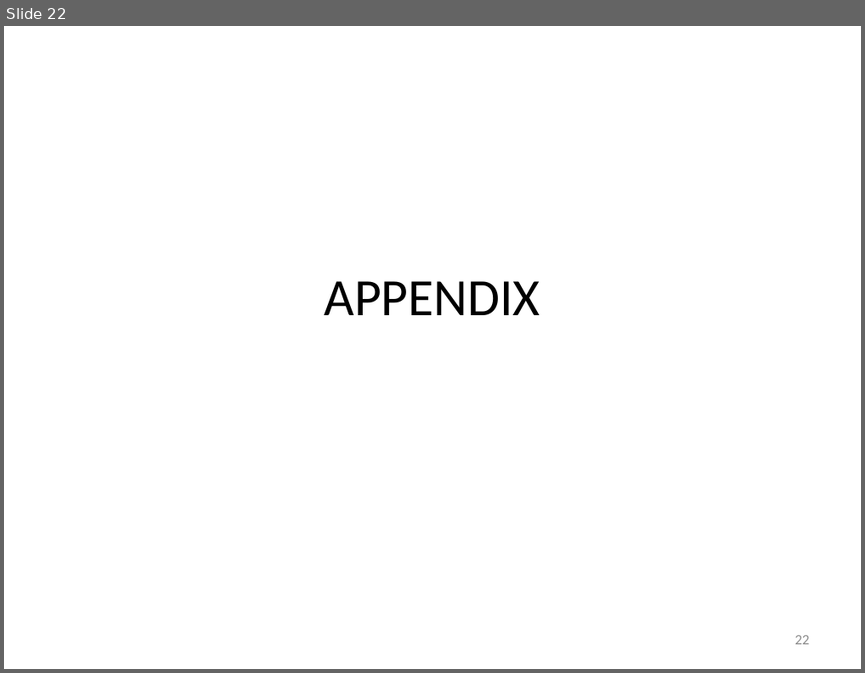
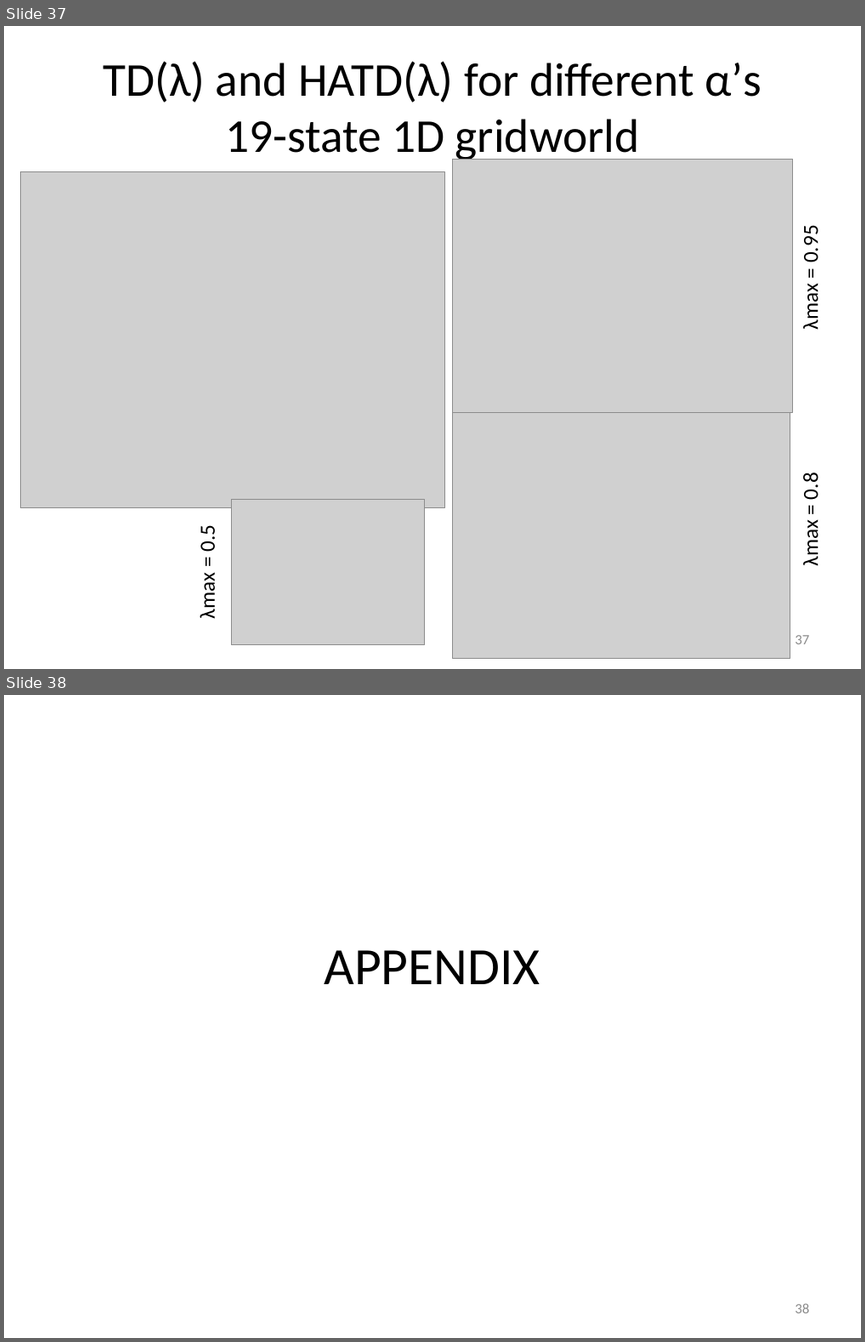
Before and after one commit to mastropi/RL, a slide deck: RL-001-MemoryManagement/results/202005May20-TestsTDLambda&AdaptiveTDLambda-1DGridworld.pptx. Shown one above the other, each under a label of ours: slide 22 before the commit, slides 37 and 38 after it. The pictures are 865x673 and 865x1342 pixels, drawn with LibreOffice and Linux fonts; fonts in the diff are those of the drawing; grey boxes stand for pictures. Boxes give left, top, right and bottom in pixels: in the first picture for what was removed or moved away, otherwise in the second. Text is boxed around its words. In the diff, an @@ line names an element or a change of style, - is before the commit and + after.

Commit message:
[TD] Sutton pag. 295: Analysis of TD(lambda) vs. fixed alpha + housekeeping
The analysis of TD(lambda) that reproduces the plot of the RMSE in the 19-state 1D gridworld presented in Sutton 2018, pag. 295 is implemented at the end of simu_lambdas.py.

The plots for different lambda_max choices in ATD(Lambda) and HATD(Lambda) were added to the presentation '202005May20-TestsTDLambda&AdaptiveTDLambda_1DGridworld.pptx' at the end of section "Results of experiments run in Apr-2022".

Housekeeping activities:
- Renamed the possible values of enum AdaptiveLambdaType to more natural names: ATD instead of FULL and HATD instead of HOMOGENEOUS. This also facilitates showing the legend in the aforementioned plot so that we can directly refer to the name of the AdaptiveLambdaType enum.

- In simulators.py:
  - In run(), plots of the evolution of lambda values with episodes are now produced only when `plot=True`. This avoids the creation of SOOO MANY plots when running a set of experiments which filled up the stack of generated figures! (making the analysis of the plots of interest more difficult).
  - In simulate(), the calculation of the standard error of the RMSE values at the end of each episode and at the end of the experiment was fixed by avoiding sqrt( "negative value" ) which occurred a few times, namely when the difference (SS - n*mu^2) yielded a slightly negative number, e.g. ~ -1E-16.

```diff
--- a/RL-001-MemoryManagement/results/202005May20-TestsTDLambda&AdaptiveTDLambda-1DGridworld.pptx
+++ b/RL-001-MemoryManagement/results/202005May20-TestsTDLambda&AdaptiveTDLambda-1DGridworld.pptx
@@ slide 37 added at <box>4,26,861,669</box>, background #FFFFFF @@
@@ title added at <box>103,61,761,164</box>, 39.6 pt, text #000000 @@
+TD(λ) and HATD(λ) for different α’s
+19-state 1D gridworld
@@ picture added at <box>21,171,445,507</box> @@
@@ picture added at <box>453,159,793,413</box> @@
@@ text added at <box>797,228,823,329</box>, 18 pt, text #000000 @@
+λmax = 0.95
@@ picture added at <box>453,406,790,658</box> @@
@@ text added at <box>797,475,823,566</box>, 18 pt, text #000000 @@
+λmax = 0.8
@@ picture added at <box>232,499,425,645</box> @@
@@ text added at <box>194,528,221,618</box>, 18 pt, text #000000 @@
+λmax = 0.5
@@ page number added at <box>794,635,809,644</box>, 12 pt, text #8C8C8C @@
+37
@@ what was slide 22 is now slide 38 @@
@@ page number at <box>794,1303,809,1313</box>: text changed @@
-22
+38
```
Also in this commit, not shown: 3 slides changed, 15 other slides added, 4 other files.
